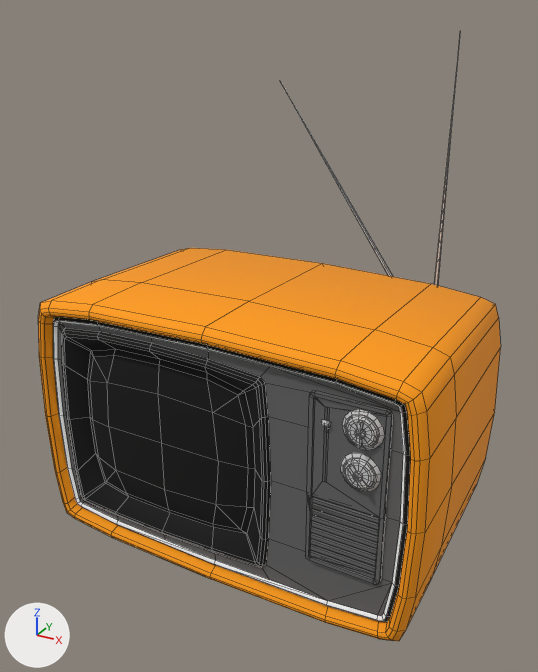
The FBX model Assets/Models/TV/3DS Max/TV.FBX, before and after one commit.
The view is the same before and after, from a camera (50 mm lens) standing at (2.3, -4.02, 3.5) and looking at (0.06, 0.06, 1.46). The lights are fixed; the arrows at lower left show +X, +Y and +Z. Mesh edges are drawn as thin lines. Where no turn or scale is listed for an object, it has been applied to the vertices.

Names of what the first picture shows: 'objRetro_TV'.
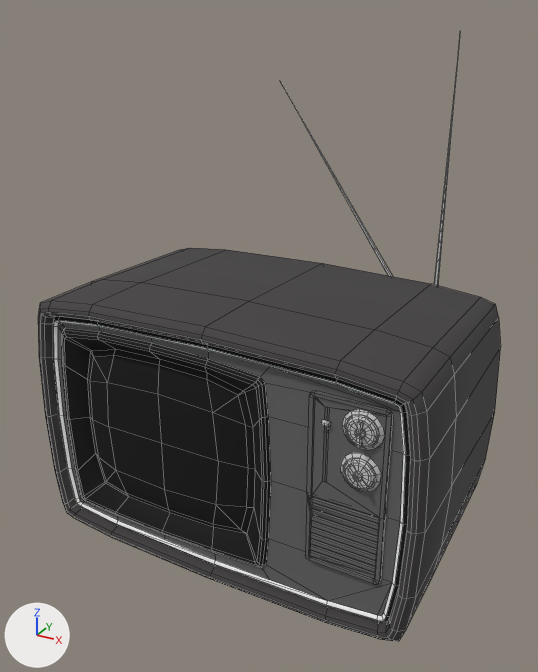
Commit message: Black TV

Boxes (x1, y1, x2, y2) around the edits, measured in the pictures (538 x 672 px):
'objRetro_TV', recoloured (orange to grey)
    both: (38, 202, 501, 642)

The change in detail:
Material 'Body' (mat_body) changes colour from orange #ff9b00 to black #403d3d; in linear values from (1.0, 0.329, 0.0) to (0.051, 0.0471, 0.0471).
